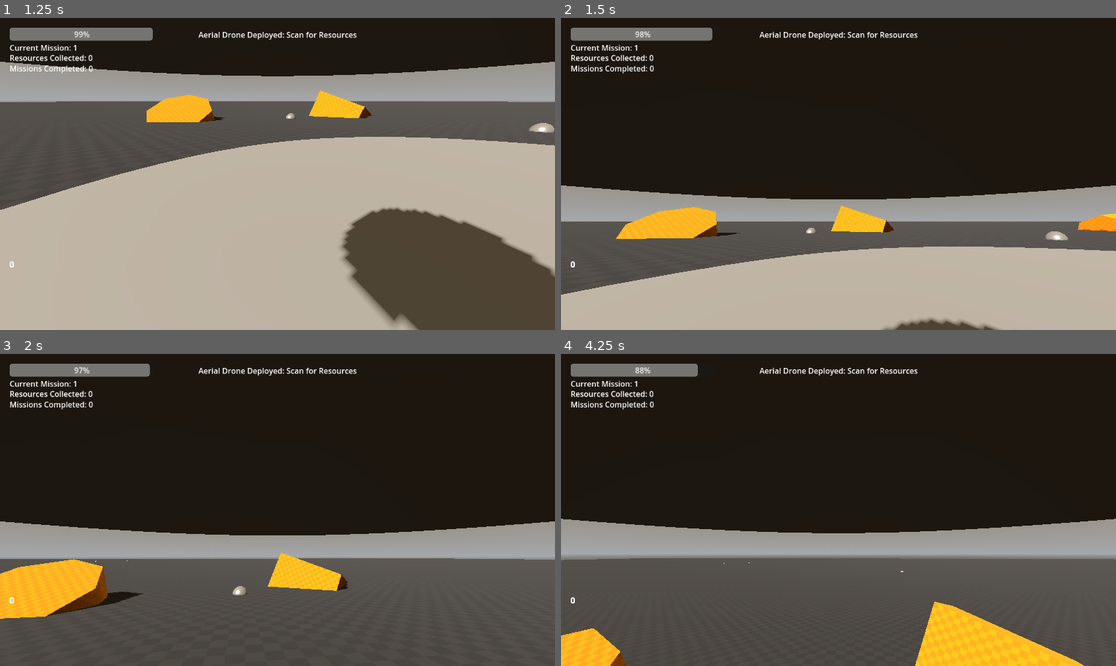
Above: before the commit, frames 1-4 (two rows, left to right).
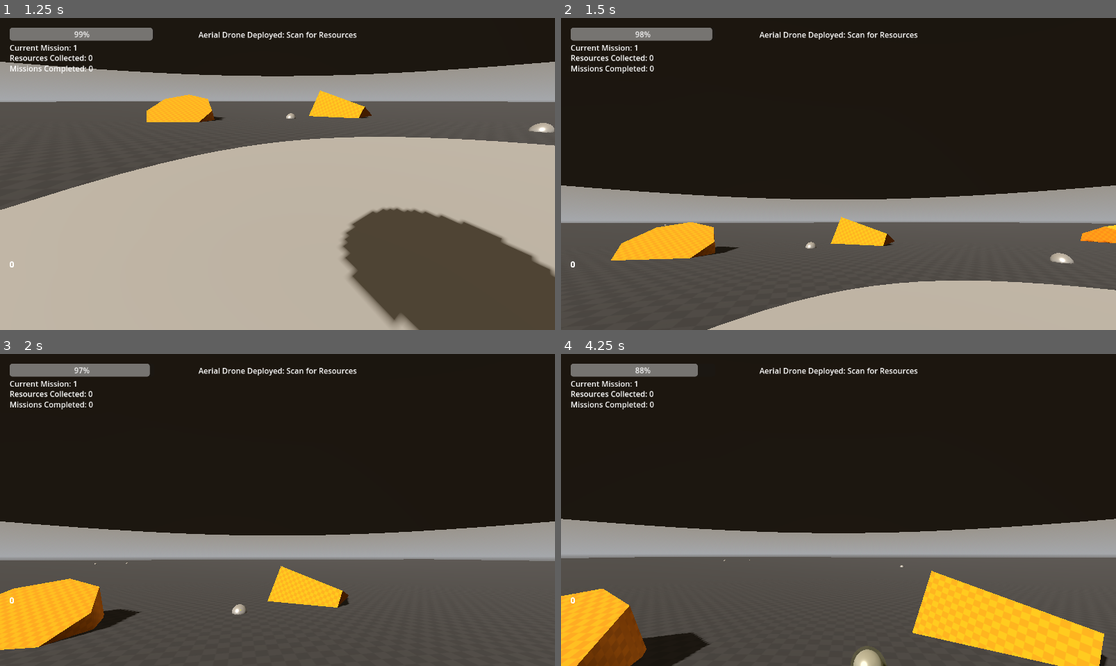
Above: after the commit, the same moments.

Repository: Triysle/drones
Game: Godot game, scene res://scenes/Main.tscn
The game is run twice, just before and just after one commit, with the same random seed, the same clock (stepped at 60 frames per second) and the same inputs.
Inputs (mouse positions are in pixels of both pictures, inside the frame that each line leads up to):
- Up to frame 1 (1.25 s): click "Aerial" at 0.5 s
- Up to frame 2 (1.5 s): tap Enter at 1.25 s; move the mouse to (866, 174) at 1.27 s; hold W (move_forward) from 1.28 s (still down); tap Shift (ascend, bound only after the commit) at 1.35 s
- Up to frame 3 (2 s): keep holding W (move_forward); tap Space (ascend, bound only before the commit) at 1.55 s
- Up to frame 4 (4.25 s): keep holding W (move_forward); move the mouse to (810, 510) at 2.02 s; tap Space (ascend, bound only before the commit) at 2.1, 2.75, 3.8 s; tap F (interact) at 2.3, 2.85 s; move the mouse to (849, 503) at 2.77 s; tap Shift (ascend, bound only after the commit) at 3.05, 3.6 s; move the mouse to (832, 516) at 3.52 s

Frame 1 is identical in both runs. In frame 2, 18% of the frame differs, in the area x 0-100%, y 60-100%; in frame 3, 5.4%; in frame 4, 8.9%.

Commit message:
0.0.7
movement and input bugfixing
debug cleanup

Diff:
--- /dev/null
+++ b/assets/spark.tres
@@ -0,0 +1,6 @@
+[gd_resource type="StandardMaterial3D" format=3 uid="uid://bw05qmf8twkfe"]
+
+[resource]
+albedo_color = Color(1, 1, 0, 1)
+emission_enabled = true
+emission = Color(1, 0, 0, 1)
--- a/project.godot
+++ b/project.godot
@@ -39,12 +39,12 @@
 }
 ascend={
 "deadzone": 0.2,
-"events": [Object(InputEventKey,"resource_local_to_scene":fa …(140 unchanged characters)… d":false,"keycode":0,"physical_keycode":32,"key_label":0,"unicode":32,"location":0,"echo":false,"script":null)
+"events": [Object(InputEventKey,"resource_local_to_scene":fa …(140 unchanged characters)… d":false,"keycode":0,"physical_keycode":4194325,"key_label":0,"unicode":0,"location":0,"echo":false,"script":null)
 ]
 }
 descend={
 "deadzone": 0.2,
-"events": [Object(InputEventKey,"resource_local_to_scene":fa …(146 unchanged characters)… se,"keycode":0,"physical_keycode":4194325,"key_label":0,"unicode":0,"location":0,"echo":false,"script":null)
+"events": [Object(InputEventKey,"resource_local_to_scene":fa …(146 unchanged characters)… se,"keycode":0,"physical_keycode":4194326,"key_label":0,"unicode":0,"location":0,"echo":false,"script":null)
 ]
 }
 scan={
--- a/scenes/GroundDrone.tscn
+++ b/scenes/GroundDrone.tscn
@@ -21,7 +21,9 @@
 transform = Transform3D(1, 0, 0, 0, 1, 0, 0, 0, 1, 0, 0.580738, -1.36761)
 
 [node name="InteractionRay" type="RayCast3D" parent="Camera3D"]
-target_position = Vector3(0, 0, -3)
+target_position = Vector3(0, -0.5, -5)
+debug_shape_custom_color = Color(1, 0, 0, 1)
+debug_shape_thickness = 5
 
 [node name="CanvasLayer" type="CanvasLayer" parent="."]
 
--- a/scenes/Main.tscn
+++ b/scenes/Main.tscn
@@ -46,10 +46,10 @@
 anchor_top = 0.5
 anchor_right = 0.5
 anchor_bottom = 0.5
-offset_left = -250.0
-offset_top = -200.0
-offset_right = 250.0
-offset_bottom = 200.0
+offset_left = -556.0
+offset_top = -204.0
+offset_right = -56.0
+offset_bottom = 296.0
 grow_horizontal = 2
 grow_vertical = 2
 script = ExtResource("3_rarhs")
--- a/scenes/Resource.tscn
+++ b/scenes/Resource.tscn
@@ -1,6 +1,7 @@
 [gd_scene load_steps=9 format=3 uid="uid://df450jh25fs0o"]
 
 [ext_resource type="Script" uid="uid://cyr8o20l1f1jm" path="res://scripts/Resource.gd" id="1_4lt4o"]
+[ext_resource type="Material" uid="uid://bw05qmf8twkfe" path="res://assets/spark.tres" id="2_avugf"]
 
 [sub_resource type="SphereMesh" id="SphereMesh_jbho7"]
 
@@ -18,20 +19,16 @@
 height = 1.2
 
 [sub_resource type="ParticleProcessMaterial" id="ParticleProcessMaterial_jbho7"]
+emission_shape = 2
+emission_sphere_radius = 0.5
 direction = Vector3(0, 0, 0)
 spread = 180.0
 initial_velocity_min = 2.0
 initial_velocity_max = 3.0
 
-[sub_resource type="StandardMaterial3D" id="StandardMaterial3D_4lt4o"]
-albedo_color = Color(1, 1, 0, 1)
-emission_enabled = true
-emission = Color(1, 0, 0, 1)
-
-[sub_resource type="SphereMesh" id="SphereMesh_avugf"]
-material = SubResource("StandardMaterial3D_4lt4o")
-radius = 0.01
-height = 0.02
+[sub_resource type="QuadMesh" id="QuadMesh_fejse"]
+material = ExtResource("2_avugf")
+size = Vector2(0.01, 0.03)
 
 [node name="Resource" type="StaticBody3D"]
 script = ExtResource("1_4lt4o")
@@ -47,5 +44,6 @@
 skeleton = NodePath("../CollisionShape3D")
 
 [node name="CollectionParticles" type="GPUParticles3D" parent="."]
+transform_align = 1
 process_material = SubResource("ParticleProcessMaterial_jbho7")
-draw_pass_1 = SubResource("SphereMesh_avugf")
+draw_pass_1 = SubResource("QuadMesh_fejse")
--- a/scenes/TestEnvironment.tscn
+++ b/scenes/TestEnvironment.tscn
@@ -48,42 +48,50 @@
 
 [node name="CSGBox3D" type="CSGBox3D" parent="Props"]
 transform = Transform3D(0.752745, 0.380731, -0.537046, -0.309936, 0.924686, 0.221124, 0.580788, 0, 0.814055, 2.55776, -0.195552, -25.5013)
+use_collision = true
 size = Vector3(5.39307, 3.54272, 4.96484)
 material = SubResource("StandardMaterial3D_j6s73")
 
 [node name="CSGBox3D2" type="CSGBox3D" parent="Props"]
 transform = Transform3D(0.811728, -0.0755531, -0.579128, 0.0615043, 0.997142, -0.0438803, 0.580788, 1.13467e-08, 0.814055, 62.3295, 0.558208, -3.69028)
+use_collision = true
 size = Vector3(8.01831, 3.54272, 9.20253)
 material = SubResource("StandardMaterial3D_j6s73")
 
 [node name="CSGBox3D3" type="CSGBox3D" parent="Props"]
 transform = Transform3D(-0.542578, -0.36301, 0.757518, -0.309936, 0.924686, 0.221124, -0.780736, -0.114805, -0.614224, 46.9756, 2.4827, 33.8663)
+use_collision = true
 size = Vector3(5.39307, 13.8285, 4.96484)
 material = SubResource("StandardMaterial3D_j6s73")
 
 [node name="CSGBox3D4" type="CSGBox3D" parent="Props"]
 transform = Transform3D(0.752745, 0.380731, -0.537046, -0.309936, 0.924686, 0.221124, 0.580788, 0, 0.814055, -28.0999, -0.499607, 36.4246)
+use_collision = true
 size = Vector3(15.8913, 3.54272, 11.9531)
 material = SubResource("StandardMaterial3D_j6s73")
 
 [node name="CSGBox3D5" type="CSGBox3D" parent="Props"]
 transform = Transform3D(-0.532679, 0.0237604, -0.845984, -0.742362, 0.466877, 0.480546, 0.406388, 0.884003, -0.231057, -34.6167, -0.765467, -4.17903)
+use_collision = true
 size = Vector3(5.39307, 3.54272, 2.5929)
 material = SubResource("StandardMaterial3D_j6s73")
 
 [node name="CSGCylinder3D" type="CSGCylinder3D" parent="Props"]
 transform = Transform3D(1, 0, 0, 0, 0.877799, -0.479029, 0, 0.479029, 0.877799, -14, 0, -20)
+use_collision = true
 radius = 3.0
 material = SubResource("StandardMaterial3D_uq0ob")
 
 [node name="CSGCylinder3D2" type="CSGCylinder3D" parent="Props"]
 transform = Transform3D(0.0806686, 0.996741, 0, -0.996741, 0.0806686, 0, 0, 0, 1, 37.5967, -0.569053, -20)
+use_collision = true
 radius = 3.0
 height = 16.1084
 material = SubResource("StandardMaterial3D_uq0ob")
 
 [node name="CSGCylinder3D3" type="CSGCylinder3D" parent="Props"]
 transform = Transform3D(-0.0155236, -0.191809, -0.981309, -0.996741, 0.0806686, 0, 0.0791609, 0.978111, -0.192436, 18.6302, 0, 56.3641)
+use_collision = true
 radius = 5.4126
 material = SubResource("StandardMaterial3D_uq0ob")
 
--- a/scripts/AerialDrone.gd
+++ b/scripts/AerialDrone.gd
@@ -95,10 +95,6 @@
 	input_dir.x = Input.get_axis("move_left", "move_right")
 	input_dir.y = Input.get_axis("move_forward", "move_backward")
 
-	# Debug print
-	if input_dir != Vector2.ZERO:
-		print("Input detected: ", input_dir)
-
 	# Get vertical input
 	vertical_input = Input.get_axis("descend", "ascend")
 
@@ -122,10 +118,6 @@
 		if (vertical_input > 0 and global_position.y < max_altitude) or \
 		   (vertical_input < 0 and global_position.y > min_altitude):
 			velocity.y = vertical_input * vertical_speed
-			if vertical_input > 0:
-				print("Ascending")
-			else:
-				print("Descending")
 		else:
 			velocity.y = move_toward(velocity.y, 0, deceleration * delta)
 	else:
@@ -197,8 +189,8 @@
 		current_state = DroneState.DEPLETED
 		print("Battery fully depleted!")
 	elif current_battery <= low_battery_threshold:
-		# Visual/audio warning could be triggered here
-		if int(current_battery) % 5 == 0:  # Only print every 5 units to avoid spam
+		# Only print warning occasionally to reduce spam
+		if int(current_battery) % 5 == 0 and fmod(current_battery, 1.0) < delta * battery_drain_rate:
 			print("Low battery warning: ", int(current_battery))
 
 func update_battery_display():
--- a/scripts/BaseStation.gd
+++ b/scripts/BaseStation.gd
@@ -119,7 +119,7 @@
 	# Update status
 	mission_status.text = "Aerial Drone Deployed: Scan for Resources"
 
-	print("Aerial drone deployed - ready for control with WASD, Space/Shift to ascend/descend, F to scan")
+	print("Aerial drone deployed - use WASD, Space/Shift to ascend/descend, F to scan")
 
 func deploy_ground_drone():
 	current_state = GameState.GROUND_DEPLOYMENT
@@ -151,7 +151,7 @@
 	# Update status
 	mission_status.text = "Ground Drone Deployed: Collect Resources"
 
-	print("Ground drone deployed - ready for control with WASD, F to interact with resources")
+	print("Ground drone deployed - use WASD, F to interact with resources")
 
 func recall_active_drone():
 	# Emergency recall function
@@ -169,8 +169,6 @@
 	drone.scan_range = 20.0 * aerial_drone_upgrades["scan_range"]
 	drone.max_speed = 10.0 * aerial_drone_upgrades["speed"]
 
-	print("Applied aerial drone upgrades")
-
 func apply_ground_upgrades(drone):
 	# Apply upgrade levels to drone properties
 	drone.max_cargo_capacity = 5 * ground_drone_upgrades["cargo_capacity"]
@@ -179,8 +177,6 @@
 	# Terrain handling would affect physics properties
 	var _terrain_level = ground_drone_upgrades["terrain_handling"]
 	# For example: drone.terrain_check_height = base_height * _terrain_level
-
-	print("Applied ground drone upgrades")
 
 func update_resource_display():
 	# Update UI with current resource counts
--- a/scripts/GameManager.gd
+++ b/scripts/GameManager.gd
@@ -85,7 +85,7 @@
 	var resource_types = ["ScrapMetal", "PowerCell", "ElectronicParts", "RareMetal"]
 	var rarity_weights = [0.6, 0.25, 0.1, 0.05]  # Higher number = more common
 
-	print("Spawning resources:")
+	print("Spawning resources...")
 
 	for point in spawn_points:
 		# Select resource type based on rarity
@@ -110,7 +110,7 @@
 			"RareMetal":
 				resource.resource_amount = 1
 
-		print("- Spawned " + resource_type + " at " + str(point))
+	print("Spawned " + str(spawn_points.size()) + " resources")
 
 func get_resource_spawn_points():
 	# In full implementation, this would get points from the environment
--- a/scripts/GroundDrone.gd
+++ b/scripts/GroundDrone.gd
@@ -2,11 +2,12 @@
 
 # Ground Drone Properties
 @export var max_speed: float = 7.0
-@export var acceleration: float = 3.0
-@export var deceleration: float = 5.0
+@export var acceleration: float = 4.0  # Good middle ground for responsiveness
+@export var deceleration: float = 7.0  # Higher than original but not too high
 @export var rotation_speed: float = 1.5
 @export var gravity: float = 20.0
 @export var mouse_sensitivity: float = 0.002
+@export var traction: float = 0.6  # Reduced for some drift (0-1, higher = more grip)
 
 # Resource Collection
 @export var max_cargo_capacity: int = 5
@@ -33,11 +34,19 @@
 	# Start directly in driving mode
 	current_state = DroneState.DRIVING
 
+	# Make sure the interaction ray is enabled and long enough
+	interaction_ray.enabled = true
+	interaction_ray.target_position = Vector3(0, 0, -5)  # Make the ray longer (5 instead of 3)
+
 	# Capture mouse
 	Input.set_mouse_mode(Input.MOUSE_MODE_CAPTURED)
 	print("Ground drone deployed - mouse captured for camera control")
+	print("Interaction ray enabled: " + str(interaction_ray.enabled) + ", target position: " + str(interaction_ray.target_position))
 
 func _physics_process(delta):
+	# Make sure the interaction ray is correctly positioned
+	interaction_ray.target_position = Vector3(0, -0.5, -5)  # Aim slightly downward to hit resources
+
 	match current_state:
 		DroneState.IDLE:
 			process_idle(delta)
@@ -73,12 +82,8 @@
 
 func process_driving(delta):
 	# Get movement input - WASD controls
-	var input_forward = Input.get_axis("move_forward", "move_backward")  # Corrected order
-	var input_right = Input.get_axis("move_left", "move_right")  # Back to original order
-
-	# Debug print
-	if input_forward != 0 or input_right != 0:
-		print("Ground drone input - Forward:", input_forward, " Right:", input_right)
+	var input_forward = Input.get_axis("move_forward", "move_backward")
+	var input_right = Input.get_axis("move_left", "move_right")
 
 	# Calculate movement direction (relative to drone orientation)
 	var direction = Vector3.ZERO
@@ -88,12 +93,20 @@
 	# Normalize for consistent speed in all directions
 	if direction.length_squared() > 0:
 		direction = direction.normalized()
-		velocity.x = direction.x * max_speed
-		velocity.z = direction.z * max_speed
+		var target_velocity = Vector3(direction.x * max_speed, 0, direction.z * max_speed)
+
+		# Apply acceleration but allow for some drift
+		velocity.x = lerp(velocity.x, target_velocity.x, acceleration * delta)
+		velocity.z = lerp(velocity.z, target_velocity.z, acceleration * delta)
 	else:
-		# Decelerate when no input
-		velocity.x = move_toward(velocity.x, 0, deceleration * delta)
-		velocity.z = move_toward(velocity.z, 0, deceleration * delta)
+		# Apply gentler deceleration when no input to allow for drift
+		velocity.x = lerp(velocity.x, 0.0, deceleration * delta * traction)
+		velocity.z = lerp(velocity.z, 0.0, deceleration * delta * traction)
+
+		# Only fully stop at very low speeds
+		if abs(velocity.x) < 0.05 and abs(velocity.z) < 0.05:
+			velocity.x = 0.0
+			velocity.z = 0.0
 
 	# Check for resource interaction
 	if Input.is_action_just_pressed("interact"):
@@ -131,15 +144,26 @@
 
 func check_for_resource():
 	# Use raycast to detect resources
+	print("Checking for resources with interaction ray")
+
+	# Debug ray position and direction
+	print("Ray origin: " + str(interaction_ray.global_position))
+	print("Ray target: " + str(interaction_ray.global_position + interaction_ray.target_position))
+
 	if interaction_ray.is_colliding():
 		var collider = interaction_ray.get_collider()
+		print("Ray hit: " + str(collider.name) + " of type " + str(collider.get_class()))
+
 		if collider.is_in_group("resource") and current_cargo < max_cargo_capacity:
 			print("Resource detected: ", collider.resource_type)
 			collect_resource(collider)
 		else:
-			print("Raycast hit: ", collider.name, " (not a resource or cargo full)")
+			if collider.is_in_group("resource"):
+				print("Hit a resource but cargo is full!")
+			else:
+				print("Hit object is not a resource: " + str(collider.name))
 	else:
-		print("No object detected by interaction ray")
+		print("Interaction ray did not hit anything")
 
 func collect_resource(resource_node):
 	# Check if there's space in cargo
--- a/scripts/Resource.gd
+++ b/scripts/Resource.gd
@@ -18,6 +18,9 @@
 	# Initialize visual components
 	scan_highlight.visible = false
 
+	# Debugging
+	print("Resource initialized: " + resource_type + " (amount: " + str(resource_amount) + ")")
+
 	# Set different appearance based on resource type
 	match resource_type:
 		"ScrapMetal":
@@ -36,14 +39,12 @@
 # When detected by aerial drone scanner
 func highlight_as_scanned():
 	scan_highlight.visible = true
-
-	# Make it visible on minimap
-	# (Would be implemented in full game)
-
 	print(resource_type + " detected")
 
 # When collected by ground drone
 func collect():
+	print("Resource collection started for: " + resource_type)
+
 	# Play collection effect
 	collection_particles.emitting = true
 
@@ -52,8 +53,12 @@
 	collision_shape.disabled = true
 	scan_highlight.visible = false
 
+	print("Resource visuals hidden, waiting for particles...")
+
 	# Wait for particles to finish
 	await get_tree().create_timer(1.5).timeout
+
+	print("Resource being removed from scene")
 
 	# Remove from game
 	queue_free()
